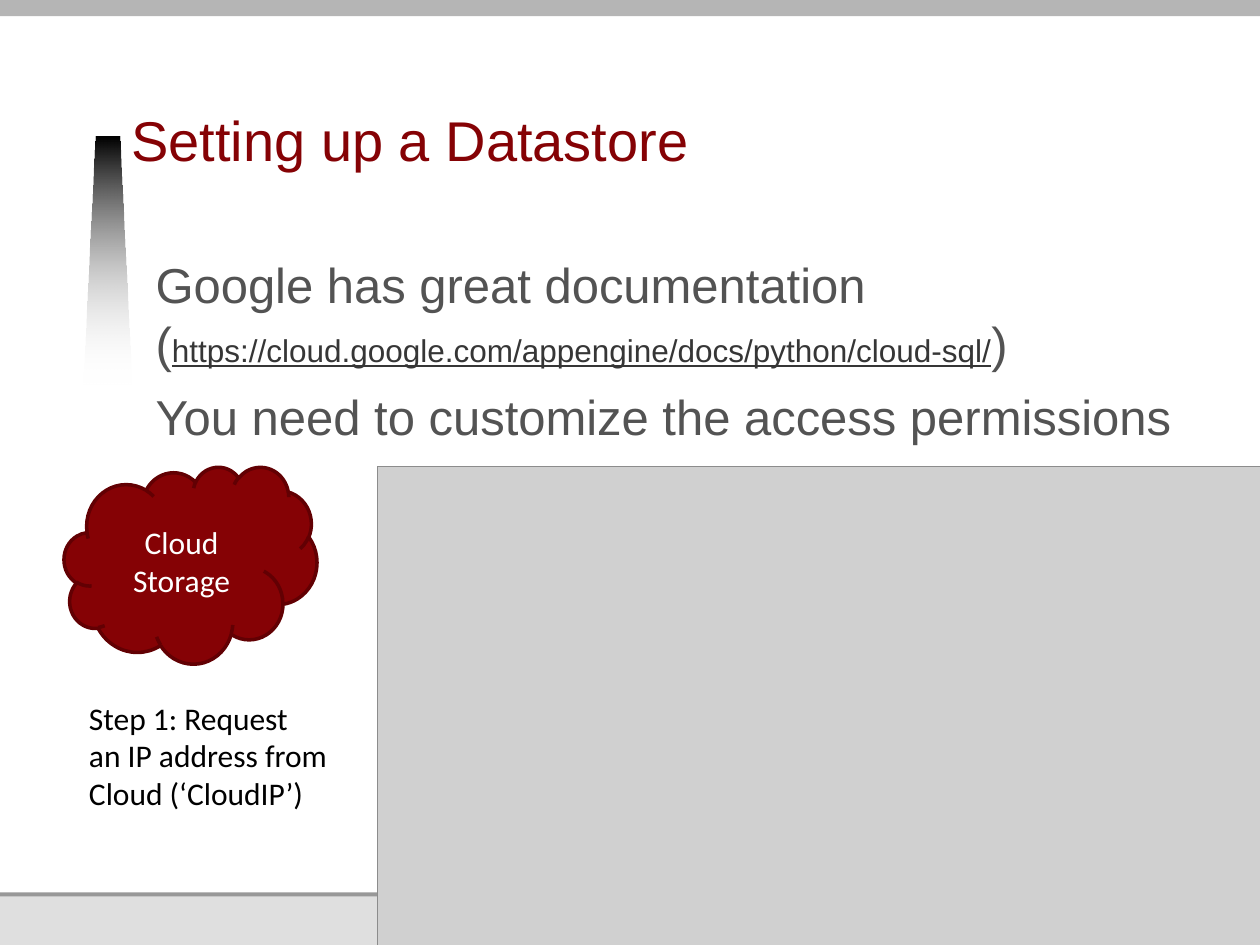
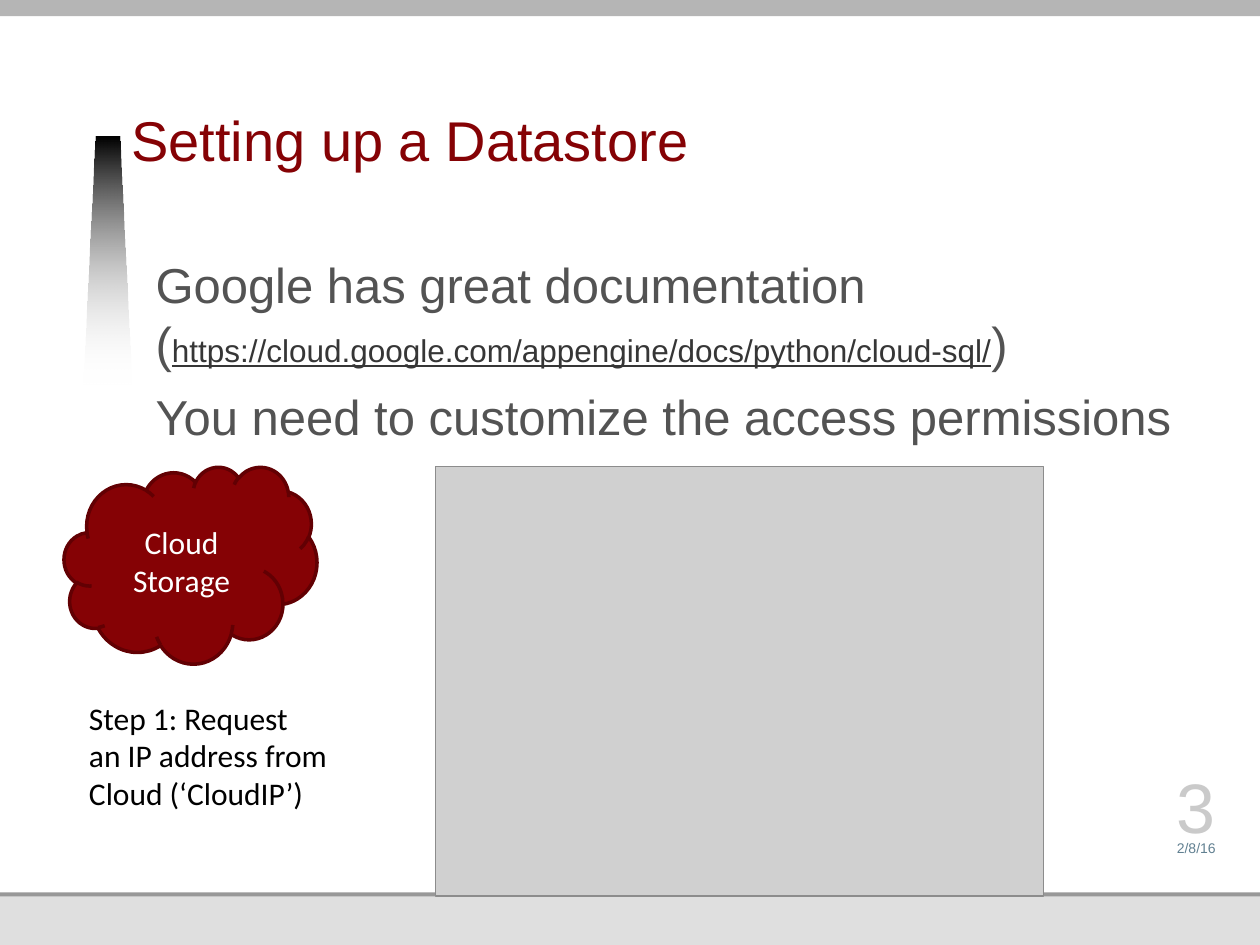
Before and after one commit to jmankoff/data, a slide deck: slide 3 of Lectures/Byte 3.pptx. Drawn at 1260x945 pixels with LibreOffice and Linux fonts; fonts in the diff are those of the drawing; grey boxes stand for pictures; background and template pictures are left out. Boxes give left, top, right and bottom in pixels: in the first picture for what was removed or moved away, otherwise in the second. Text is boxed around its words. In the diff, an @@ line names an element or a change of style, - is before the commit and + after.

```diff
--- a/Lectures/Byte 3.pptx
+++ b/Lectures/Byte 3.pptx
@@ picture removed at [378, 466, 1260, 945] @@
@@ picture added at [435, 466, 1043, 896] @@
@@ page number added at [1177, 784, 1216, 846], 40 pt, text #CACACA @@
+3
@@ text added at [1177, 843, 1216, 853], 8 pt, text #618091 @@
+2/8/16
```
Also in this commit, not shown: 10 other slides changed, 9 slides added, 11 slides removed, 24 other files.
